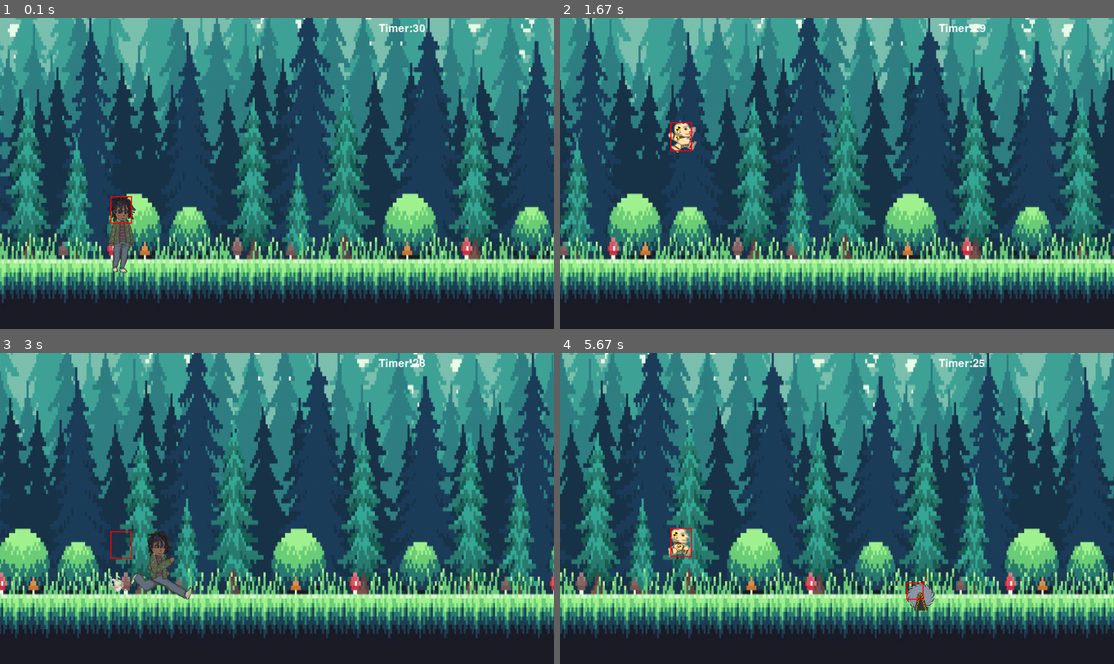
Above: before the commit, frames 1-4 (two rows, left to right).
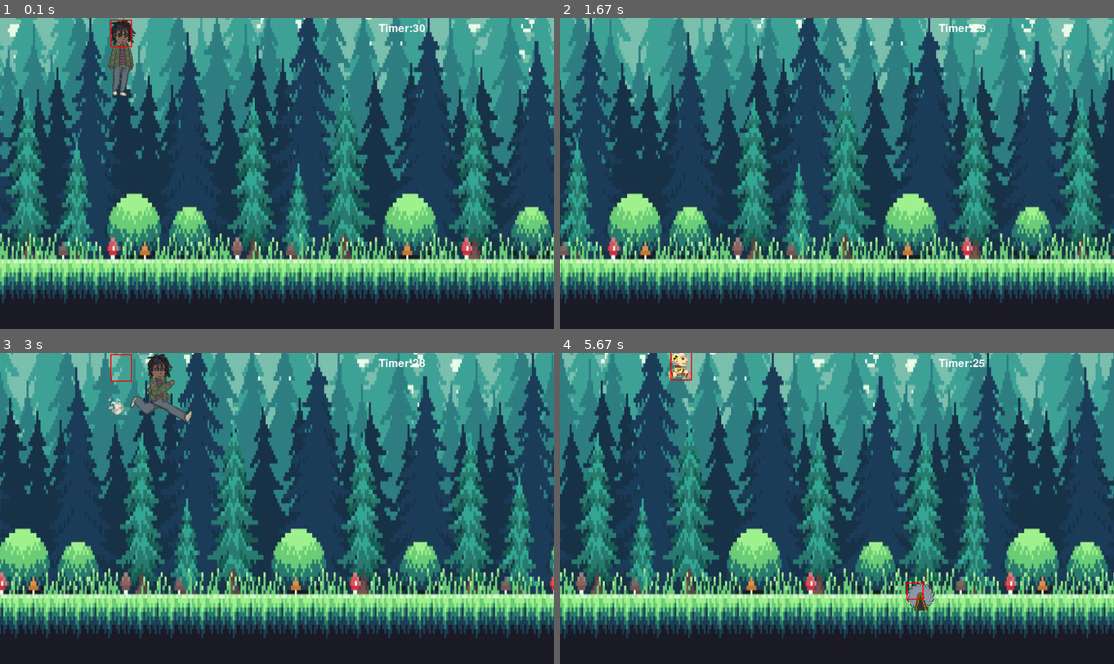
Above: after the commit, the same moments.

Repository: charles-kahlenberg/Bomb-defusal
Game: pygame game, started from #Charles Jumping Game.py
Same seed, same stepped clock (60 frames per second), same inputs: the game is played once before the commit and once after it.
Inputs:
- Up to frame 1 (0.1 s): no input
- Up to frame 2 (1.67 s): tap Space at 0.33 s
- Up to frame 3 (3 s): no input
- Up to frame 4 (5.67 s): tap Space at 3.3, 3.6, 3.8, 4.2, 4.5, 5.27, 5.57 s

The runs differ from the first frame. In frame 1, 1.7% of the frame differs, in the area x 19-25%, y 0-83%; in frame 2, 0.4%; in frame 3, 2.1%, in the area x 19-35%, y 0-80%; in frame 4, 0.6%.

Commit message:
CHange to file directory

Diff:
--- a/#Charles Jumping Game.py
+++ b/#Charles Jumping Game.py
@@ -126,7 +126,7 @@
 
 
 rocky = rock(300, 410, 64, 64)
-charles_runner = player(200, 330, 64,64) #64 x 64 Sprite
+charles_runner = player(200, 3, 64,64) #64 x 64 Sprite
 
 pygame.time.set_timer(USEREVENT+1, 500)
 pygame.time.set_timer(USEREVENT+2, random.randrange(2000, 4000)) #change rate at which objects spawn ehre
--- /dev/null
+++ b/DInosaur Game.py
@@ -0,0 +1,193 @@
+from random import randrange as rnd
+from itertools import cycle
+from random import choice
+from PIL import  Image
+import pygame
+import time
+
+
+pygame.init()
+speed = 4
+
+
+
+# extracting game items and characters form the resource.png image.
+player_init = Image.open("images/images/resources.png").crop((77,5,163,96)).convert("RGBA")
+player_init = player_init.resize(list(map(lambda x:x//2 , player_init.size)))
+
+player_frame_1 = Image.open("images/images/resources.png").crop((1679,2,1765,95)).convert("RGBA")
+player_frame_1 = player_frame_1.resize(list(map(lambda x:x//2 , player_frame_1.size)))
+
+player_frame_2 = Image.open("images/images/resources.png").crop((1767,2,1853,95)).convert("RGBA")
+player_frame_2 = player_frame_2.resize(list(map(lambda x:x//2 , player_frame_2.size)))
+
+player_frame_3 = Image.open("images/images/resources.png").crop((1855,2,1941,95)).convert("RGBA")
+player_frame_3 = player_frame_3.resize(list(map(lambda x:x//2 , player_frame_3.size)))
+
+player_frame_31 = Image.open("images/images/resources.png").crop((1943,2,2029,95)).convert("RGBA")
+player_frame_31 = player_frame_31.resize(list(map(lambda x:x//2 , player_frame_31.size)))
+
+player_frame_4 = Image.open("images/resources.png").crop((2030,2,2117,95)).convert("RGBA")
+player_frame_4 = player_frame_4.resize(list(map(lambda x:x//2 , player_frame_4.size)))
+
+player_frame_5 = Image.open("images/resources.png").crop((2207,2,2323,95)).convert("RGBA")
+player_frame_5 = player_frame_5.resize(list(map(lambda x:x//2 , player_frame_5.size)))
+
+player_frame_6 = Image.open("images/resources.png").crop((2324,2,2441,95)).convert("RGBA")
+player_frame_6 = player_frame_6.resize(list(map(lambda x:x//2 , player_frame_6.size)))
+
+cloud = Image.open("images/resources.png").crop((166,2,257,29)).convert("RGBA")
+cloud = cloud.resize(list(map(lambda x:x//2 , cloud.size)))
+
+ground = Image.open("images/resources.png").crop((2,102,2401,127)).convert("RGBA")
+ground = ground.resize(list(map(lambda x:x//2 , ground.size)))
+
+obstacle1 = Image.open("images/resources.png").crop((446,2,479,71)).convert("RGBA")
+obstacle1 = obstacle1.resize(list(map(lambda x:x//2 , obstacle1.size)))
+
+obstacle2 = Image.open("images/resources.png").crop((446,2,547,71)).convert("RGBA")
+obstacle2 = obstacle2.resize(list(map(lambda x:x//2 , obstacle2.size)))
+
+obstacle3 = Image.open("images/resources.png").crop((446,2,581,71)).convert("RGBA")
+obstacle3 = obstacle3.resize(list(map(lambda x:x//2 , obstacle3.size)))
+
+obstacle4 = Image.open("images/resources.png").crop((653,2,701,101)).convert("RGBA")
+obstacle4 = obstacle4.resize(list(map(lambda x:x//2 , obstacle4.size)))
+
+obstacle5 = Image.open("images/resources.png").crop((653,2,701,101)).convert("RGBA")
+obstacle5 = obstacle5.resize(list(map(lambda x:x//2 , obstacle5.size)))
+
+obstacle5 = Image.open("images/resources.png").crop((653,2,749,101)).convert("RGBA")
+obstacle5 = obstacle5.resize(list(map(lambda x:x//2 , obstacle5.size)))
+
+obstacle6 = Image.open("images/resources.png").crop((851,2,950,101)).convert("RGBA")
+obstacle6 = obstacle6.resize(list(map(lambda x:x//2 , obstacle6.size)))
+
+speed_identifier = lambda x: 2 if x >= 30 else 8 if x < 8 else 5
+cust_speed = speed_identifier(speed)
+running = cycle([player_frame_3]*cust_speed+[player_frame_31]*cust_speed)
+crouch = cycle([player_frame_5]*cust_speed+ [player_frame_6]*cust_speed)
+crouch_scope = [player_frame_5]+[player_frame_6]
+obstacles = [obstacle1,obstacle2, obstacle3,obstacle4,obstacle5,obstacle6]
+
+
+gameDisplay = pygame.display.set_mode((600,200))
+pygame.display.set_caption('T-Rex Runner')
+clock = pygame.time.Clock()
+state = player_frame_1
+crashed = False
+lock = False
+bg = (0, 150)
+bg1 = (600,150)
+start = False
+height = 110
+jumping = False
+slow_motion = False
+c1 = (rnd(30, 600), rnd(0, 100))
+c2 = (rnd(50,600), rnd(0, 100))
+c3 = (rnd(30,700), rnd(0, 100))
+c4 = (rnd(30,600),rnd(0, 100))
+obs1 = (rnd(600, 600+500), 130)
+obs2 = (rnd(600+100+500, 1200+500), 130)
+obs3 = (rnd(1700, 2000), 130)
+obast1 = choice(obstacles)
+if obast1 in [obstacle4, obstacle5, obstacle6]:obs1 = (obs1[0], 115)
+obast2 = choice(obstacles)
+if obast2 in [obstacle4, obstacle5, obstacle6]:obs2 = (obs2[0], 115)
+obast3 = choice(obstacles)
+if obast3 in [obstacle4, obstacle5, obstacle6]:obs3 = (obs3[0], 115)
+
+while not crashed:
+    gameDisplay.fill((255,255,255))
+    for event in pygame.event.get():
+        if event.type == pygame.QUIT:
+            crashed = True
+        if event.type==pygame.KEYDOWN:
+            start = True
+            if event.key == pygame.K_DOWN:
+                slow_motion = True
+                state = crouch
+            if event.key == pygame.K_UP:
+                if height >= 110:jumping = True
+        if event.type==pygame.KEYUP:
+            slow_motion = False
+            if event.key == pygame.K_DOWN:
+                state = running
+    player = state if type(state) != cycle else next(state)
+    gameDisplay.blit(pygame.image.fromstring(cloud.tobytes(), cloud.size, 'RGBA'), c1)
+    gameDisplay.blit(pygame.image.fromstring(cloud.tobytes(), cloud.size, 'RGBA'), c2)
+    gameDisplay.blit(pygame.image.fromstring(cloud.tobytes(), cloud.size, 'RGBA'), c3)
+    gameDisplay.blit(pygame.image.fromstring(cloud.tobytes(), cloud.size, 'RGBA'), c4)
+    c1 = (c1[0]-1, c1[1])
+    c2 = (c2[0]-1, c2[1])
+    c3 = (c3[0]-1, c3[1])
+    c4 = (c4[0]-1, c4[1])
+    if c1[0]<= -50:
+        c1 = (640, c1[1])
+    if c2[0]<= -50:
+        c2 = (700, c2[1])
+    if c3[0]<= -50:
+        c3 = (600, c3[1])
+    if c4[0]<= -50:
+        c4 = (800, c4[1])
+    gameDisplay.blit(pygame.image.fromstring(ground.tobytes(), ground.size, 'RGBA'), bg)
+    gameDisplay.blit(pygame.image.fromstring(ground.tobytes(), ground.size, 'RGBA'), bg1)
+    if jumping:
+        if height>=110-100:
+            height -= 4
+        if height <= 110-100:
+            jumping = False
+    if height<110 and not jumping:
+        if slow_motion == True:
+            height += 1.5
+        else:height += 3
+    player = gameDisplay.blit(pygame.image.fromstring(player.tobytes(), player.size, 'RGBA'), (5,height))
+    gameDisplay.blit(pygame.image.fromstring(obast1.tobytes(), obast1.size, 'RGBA'), obs1)
+    gameDisplay.blit(pygame.image.fromstring(obast2.tobytes(), obast2.size, 'RGBA'), obs2)
+    gameDisplay.blit(pygame.image.fromstring(obast3.tobytes(), obast3.size, 'RGBA'), obs3)
+    if obs1[0]<=-50:
+        obs1 = (rnd(600, 600+500), 130)
+        obast1 = choice(obstacles)
+        if obast1 in [obstacle4, obstacle5, obstacle6]:obs1 = (obs1[0], 115)
+    if obs2[0]<=-50:
+        obs2 = (rnd(600+100+500, 1200+500), 130)
+        obast2 = choice(obstacles)
+        if obast2 in [obstacle4, obstacle5, obstacle6]:obs2 = (obs2[0], 115)
+    if obs3[0]<=-50:
+        obs3 = (rnd(1700, 2000), 130)
+        obast3 = choice(obstacles)
+        if obast3 in [obstacle4, obstacle5, obstacle6]:obs3 = (obs3[0], 115)
+    player_stading_cub = (5, height, 5+43,height+46)
+    if height< 100:
+        start=True
+    if start:
+        obs1 = (obs1[0]-speed, obs1[1])
+        obs2 = (obs2[0]-speed, obs2[1])
+        obs3 = (obs3[0]-speed, obs3[1])
+        obs1_cub = (obs1[0], obs1[1], obs1[0]+obast1.size[0],obs1[1]+obast1.size[1])
+        obs2_cub = (obs2[0], obs2[1], obs2[0]+obast2.size[0],obs2[1]+obast2.size[1])
+        obs3_cub = (obs3[0], obs3[1], obs3[0]+obast3.size[0],obs3[1]+obast3.size[1])
+        if not lock:
+            bg = (bg[0]-speed, bg[1])
+            if bg[0]<=-(600):
+                lock = 1
+        if -bg[0]>=600 and lock:
+            bg1 = (bg1[0]-speed, bg1[1])
+            bg = (bg[0]-speed, bg[1])
+            if -bg1[0]>=600:bg = (600,150)
+        if -bg1[0]>=600 and lock:
+            bg = (bg[0]-speed, bg1[1])
+            bg1 = (bg1[0]-speed, bg1[1])
+            if -bg[0]>=600:bg1 = (600,150)
+
+        if obs1_cub[0]<=player_stading_cub[2]-10<=obs1_cub[2] and obs1_cub[1]<=player_stading_cub[3]-10<=obs1_cub[3]-5:
+            start=False
+            state = player_frame_4
+        if obs2_cub[0]<=player_stading_cub[2]-10<=obs2_cub[2] and obs2_cub[1]<=player_stading_cub[3]-10<=obs2_cub[3]-5:
+            start=False
+            state = player_frame_4
+        if obs3_cub[0]<=player_stading_cub[2]-10<=obs3_cub[2] and obs3_cub[1]<=player_stading_cub[3]-10<=obs3_cub[3]-5:
+            start=False
+            state = player_frame_4
+    pygame.display.update()
+    clock.tick(120)
Binary file added: images/resources.png
